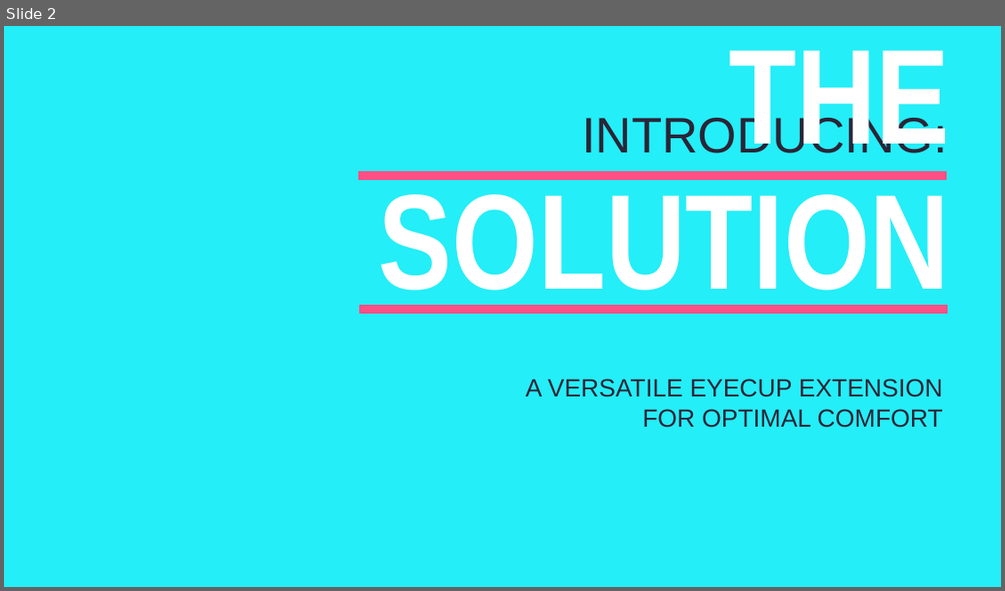
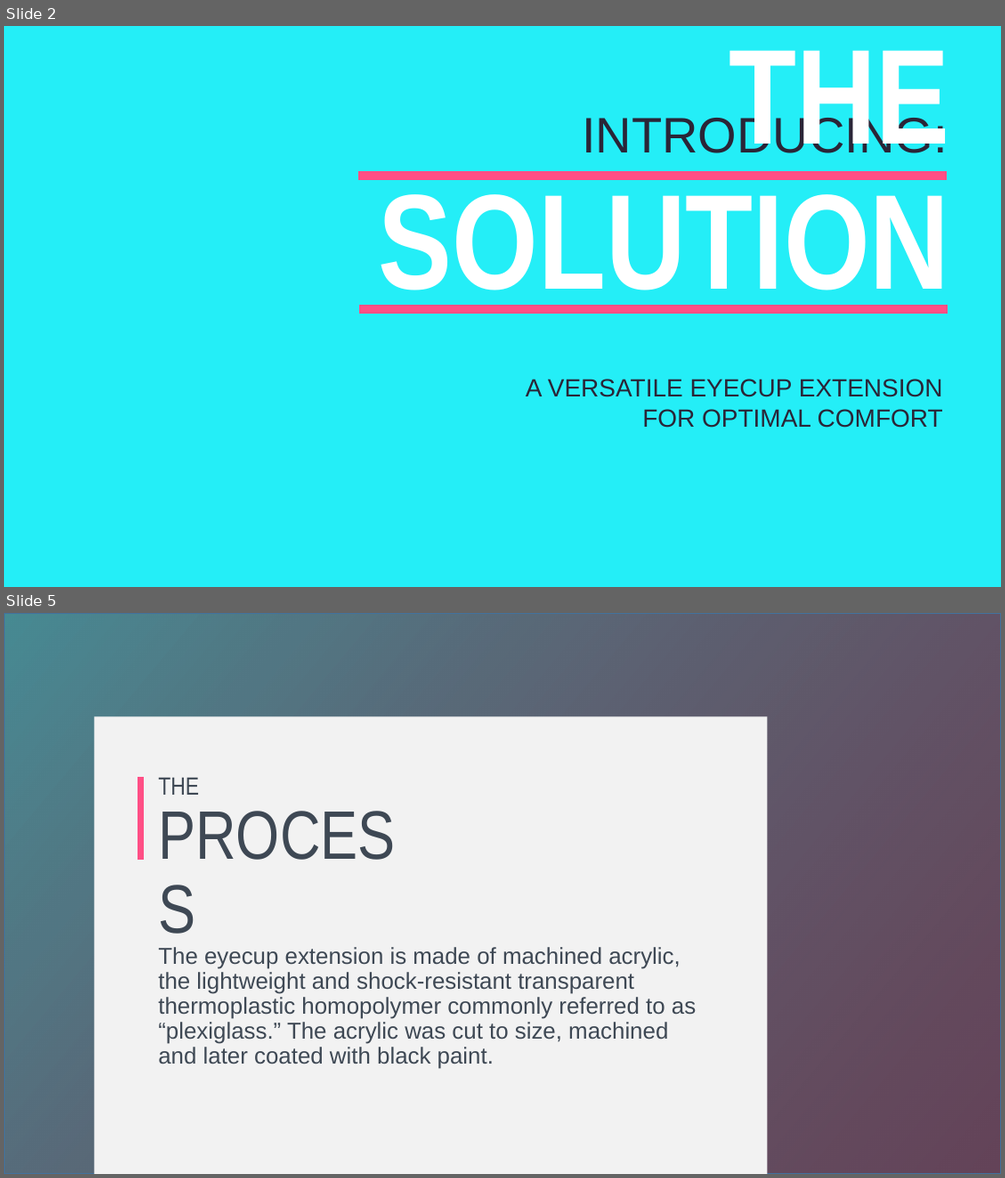
Before and after one commit to papillon-des-ombres/Nikon-D3400-DK-25-Extension, a slide deck: Promo.pptx. Shown one above the other, each under a label of ours: slide 2 before the commit, slides 2 and 5 after it; the slides between them are not shown. The pictures are 1005x591 and 1005x1178 pixels, drawn with LibreOffice and Linux fonts; fonts in the diff are those of the drawing; background and template pictures are left out. Boxes give left, top, right and bottom in pixels: in the first picture for what was removed or moved away, otherwise in the second. Text is boxed around its words. In the diff, an @@ line names an element or a change of style, - is before the commit and + after.

```diff
--- a/Promo.pptx
+++ b/Promo.pptx
@@ slide 5 added at bbox=[4, 613, 1001, 1174], background picture (left out) @@
@@ rectangle added at bbox=[4, 613, 1001, 1174], fill gradient #5FF3F9 to #FF4F85, outline #43739E 1 pt @@
@@ rectangle added at bbox=[4, 613, 1001, 1174], fill #000000 at 7% opacity, outline #43739E 1 pt @@
@@ rectangle added at bbox=[95, 717, 768, 1174], fill #F2F2F2 @@
@@ line added from (141, 860) to (141, 777), #FF4F85 6 pt @@
@@ title added at bbox=[158, 777, 199, 795], 66 pt, text #3E4854 @@
+THE
+PROCESS
@@ text added at bbox=[158, 947, 696, 1069], 22.2 pt, text #3E4854 @@
+The eyecup extension is made of machined acrylic, the lightweight and shock-resistant transparent thermoplastic homopolymer commonly referred to as “plexiglass.” The acrylic was cut to size, machined and later coated with black paint.
```
Also in this commit, not shown: 2 slides changed, 1 other slide added, 1 slide removed, 10 other files.
